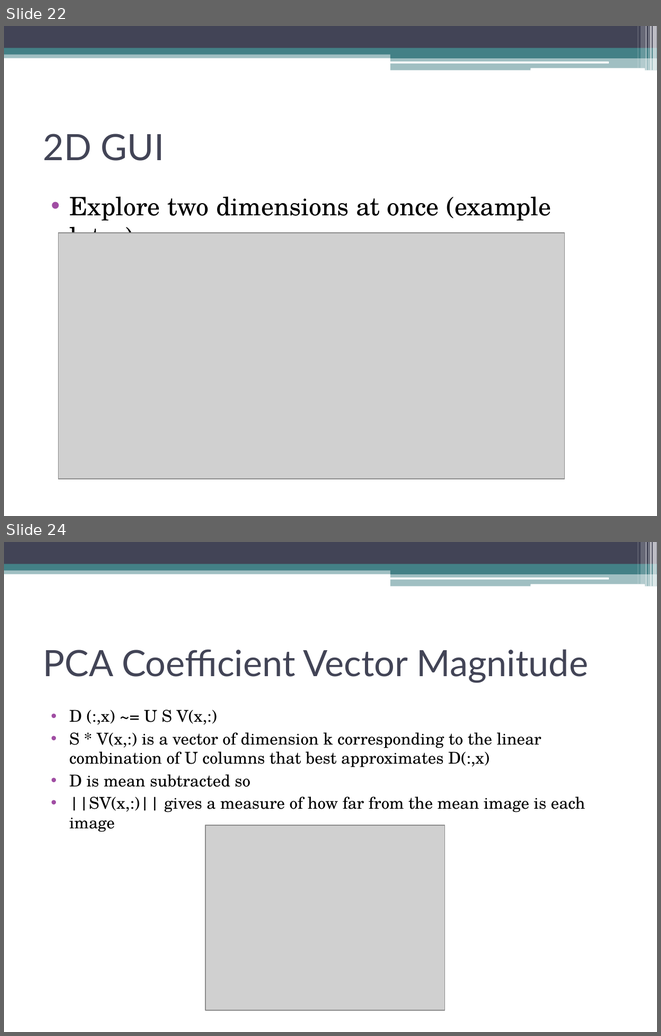
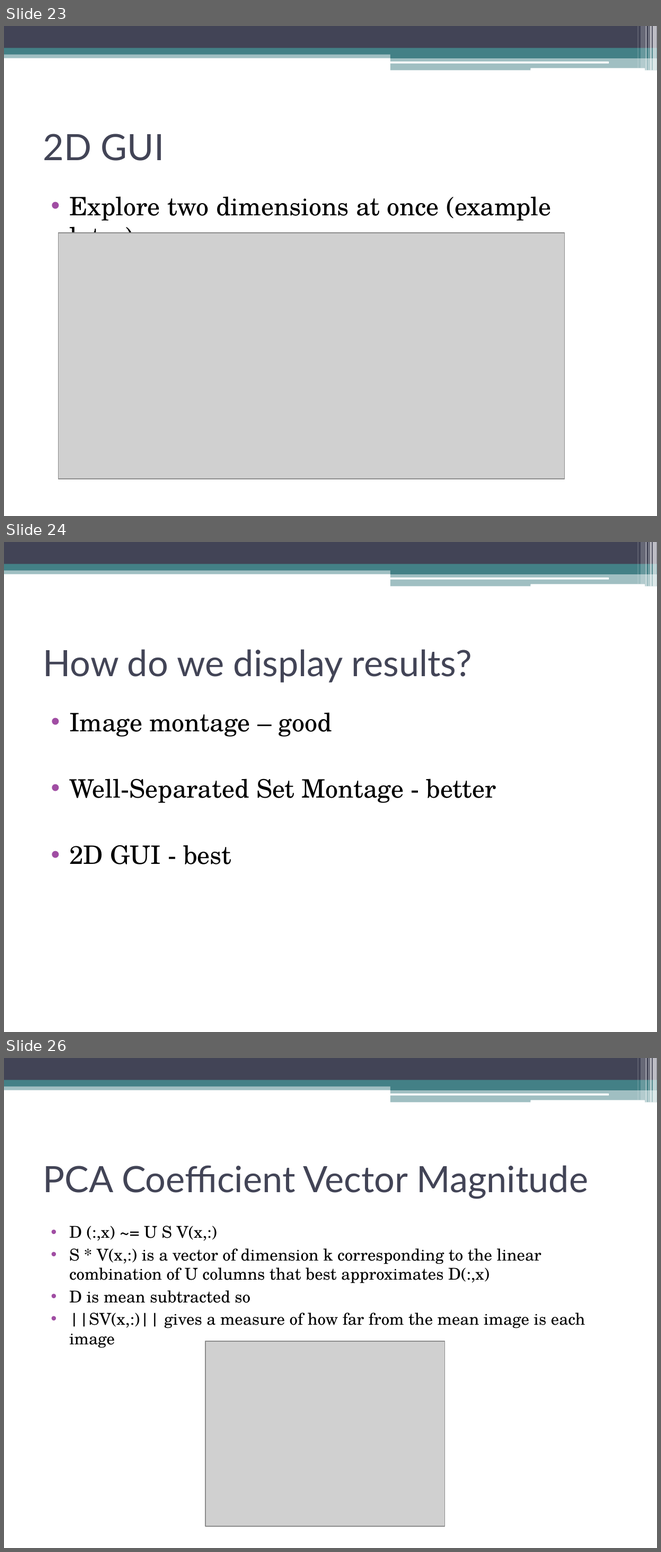
Before and after one commit to dyross/davidrossmastersproject, a slide deck: mastersProject/presentation/visualizationToolsForWebcams.pptx. Shown one above the other, each under a label of ours: slides 22 and 24 before the commit, slides 23, 24 and 26 after it; the slides between them are not shown. The pictures are 661x1036 and 661x1552 pixels, drawn with LibreOffice and Linux fonts; fonts in the diff are those of the drawing; grey boxes stand for pictures. Boxes give left, top, right and bottom in pixels: in the first picture for what was removed or moved away, otherwise in the second. Text is boxed around its words. In the diff, an @@ line names an element or a change of style, - is before the commit and + after.

```diff
--- a/mastersProject/presentation/visualizationToolsForWebcams.pptx
+++ b/mastersProject/presentation/visualizationToolsForWebcams.pptx
@@ slide 24 added at (4,542,657,1032), background #FFFFFF; not listed: 13 template elements that a slide beside it also shows @@
@@ title added at (43,649,472,682), 40 pt, text #424456 @@
+How do we display results?
@@ text added at (69,712,496,864), 28 pt, text #000000 @@
+• Image montage – good
+• Well-Separated Set Montage - better
+• 2D GUI - best
@@ what was slide 22 is now slide 23 @@
@@ what was slide 24 is now slide 26 @@
```
Also in this commit, not shown: 4 slides changed, 2 other slides added.
